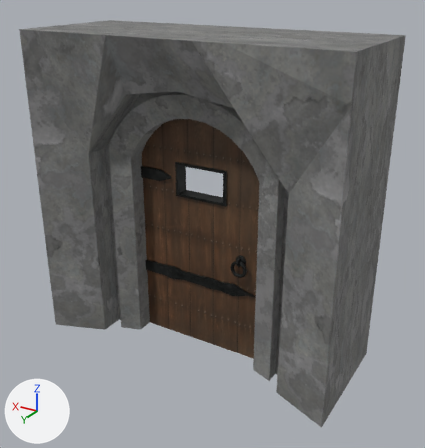
The Blender file DungeonGame/res/entity/object/door/door_windowed.blend as it was, and as the next commit left it.
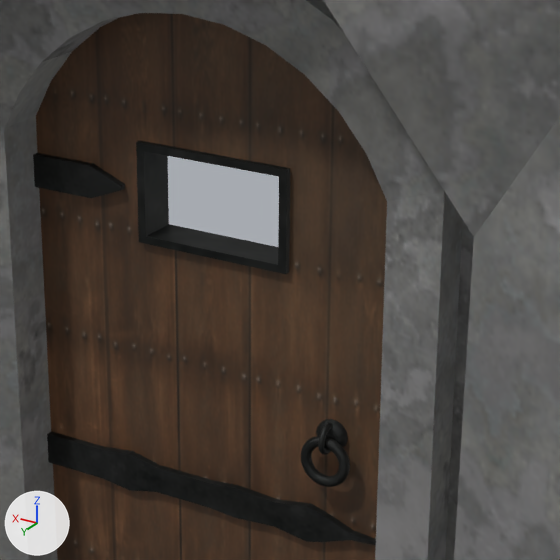
There are two pictures of each version: one whole from a 50 mm lens placed at (-2.69, 4.33, 3.46), pointed at (-0.11, 0.03, 1.31), one close up on the part from 30% to 75% of the width and 26% to 68% of the height. Every picture has the same lights, and +X, +Y and +Z are marked at lower left.

Objects in the first close-up: 'Door', 'Frame'.
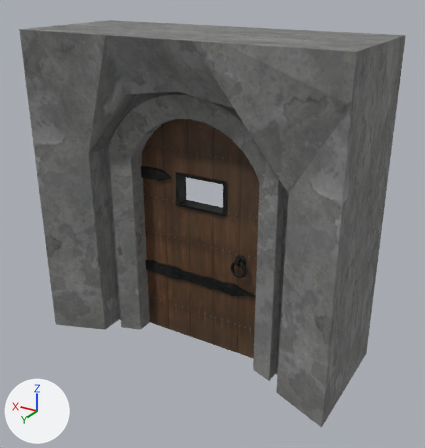
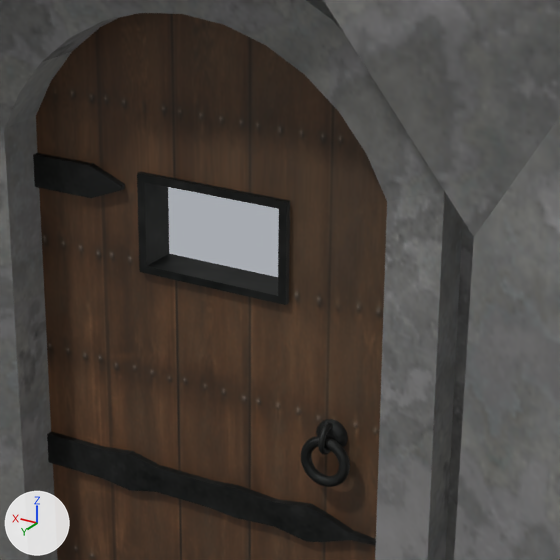
The change, as a list of edits to the scene's bpy script:
```text
Change me_cube_002:
    where me_cube_002.from_pydata(...)  # 2550 vertices, 2528 faces; spans x -0.6..0.62, y -0.12..0.12, z 0.0..2.09
    used by ob_door; location = (0.0, 0.0, 0.0); scale = (1.11, 1.11, 1.11)
    me_cube_002 part 1: the loose piece of 16 vertices spanning x -0.24..0.24, y -0.06..0.06, z 1.38..1.67 is moved by (0.0, 0.0, -0.09)
    me_cube_002 part 2: all 14 vertices in x -0.6..0.6, y -0.04..0.04, z 1.38..1.65 are moved by (0.0, 0.0, -0.09)
```

Pixel boxes (x1, y1, x2, y2) of what changed, in the close-ups (560 x 560 px; the box of a moved part takes in the faces that stretch with it):
part 1 of me_cube_002, moved or reshaped: before (136, 141, 290, 274); after (137, 172, 290, 305)
part 2 of me_cube_002, moved or reshaped: (46, 138, 384, 558) in both
